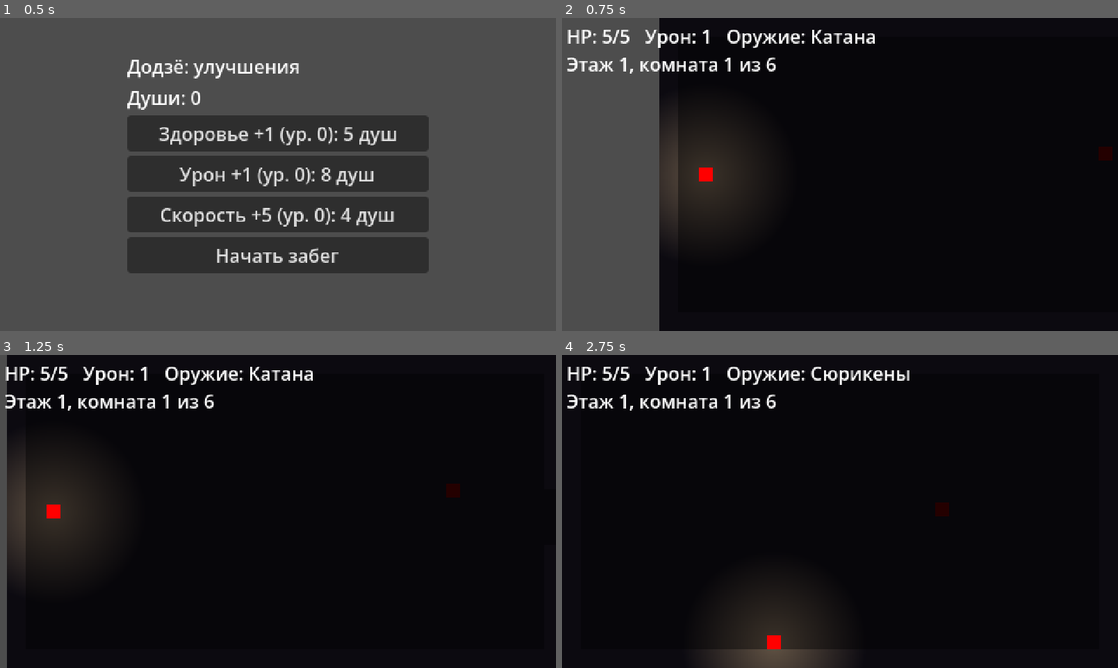
Above: before the commit, frames 1-4 (two rows, left to right).
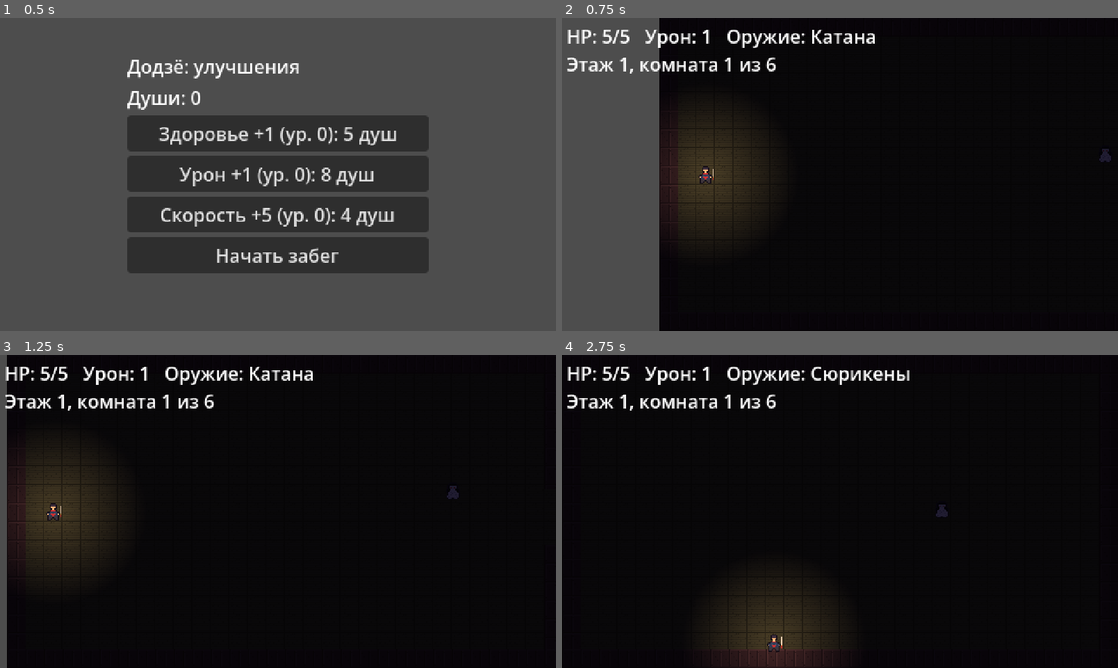
Above: after the commit, the same moments.

Repository: yungvlone112/first-roguelike-project
Game: Godot game, scene res://scenes/shop.tscn
Two runs of this game, one before a commit and one after it. Both use one fixed random seed, a clock stepped at 60 frames per second and the inputs below.
Inputs:
- Up to frame 1 (0.5 s): no input
- Up to frame 2 (0.75 s): click "Начать забег" at 0.5 s
- Up to frame 3 (1.25 s): no input
- Up to frame 4 (2.75 s): tap Enter at 1.25 s; hold D (move_right) 1.28-2.03 s; tap J (attack) at 1.35 s; hold S (move_down) from 2.03 s (still down); tap Q (swap) at 2.1 s

Frame 1 is identical in both runs. In frame 2, 0.9% of the frame differs, in the area x 17-99%, y 33-66%; in frame 3, 0.9%; in frame 4, 1.2%, in the area x 27-70%, y 47-100%.

Commit message:
test textures

Diff:
--- a/icon.svg
+++ /dev/null
@@ -1 +0,0 @@
-<svg xmlns="http://www.w3.org/2000/svg" width="128" height="128"><rect width="124" height="124" x="2" y="2" fill="#363d52" stroke="#212532" stroke-width="4" rx="14"/><g fill="#fff" transform="translate(12.322 12.322)scale(.101)"><path d="M105 673v33q407 354 814 0v-33z"/><path fill="#478cbf" d="m105 673 152 14q12 1 15 14l4 67 132 10 8-61q2-11 15-15h162q13 4 15 15l8 61 132-10 4-67q3-13 15-14l152-14V427q30-39 56-81-35-59-83-108-43 20-82 47-40-37-88-64 7-51 8-102-59-28-123-42-26 43-46 89-49-7-98 0-20-46-46-89-64 14-123 42 1 51 8 102-48 27-88 64-39-27-82-47-48 49-83 108 26 42 56 81zm0 33v39c0 276 813 276 814 0v-39l-134 12-5 69q-2 10-14 13l-162 11q-12 0-16-11l-10-65H446l-10 65q-4 11-16 11l-162-11q-12-3-14-13l-5-69z"/><path d="M483 600c0 34 58 34 58 0v-86c0-34-58-34-58 0z"/><circle cx="725" cy="526" r="90"/><circle cx="299" cy="526" r="90"/></g><g fill="#414042" transform="translate(12.322 12.322)scale(.101)"><circle cx="307" cy="532" r="60"/><circle cx="717" cy="532" r="60"/></g></svg>
--- a/project.godot
+++ b/project.godot
@@ -13,7 +13,6 @@
 config/name="first roguelike project"
 run/main_scene="uid://cfk5rqbuv24rf"
 config/features=PackedStringArray("4.7", "Forward Plus")
-config/icon="res://icon.svg"
 
 [autoload]
 
--- a/scenes/boss.tscn
+++ b/scenes/boss.tscn
@@ -1,6 +1,7 @@
 [gd_scene format=3 uid="uid://dgl4f81tp1812"]
 
 [ext_resource type="Script" uid="uid://dyq7kawdx570b" path="res://scripts/boss.gd" id="1_dlmty"]
+[ext_resource type="Texture2D" uid="uid://cvl2wdwh1lsxx" path="res://art/boss.png" id="2_neq0i"]
 
 [sub_resource type="RectangleShape2D" id="RectangleShape2D_hf7dp"]
 size = Vector2(28, 28)
@@ -10,13 +11,6 @@
 
 [node name="CollisionShape2D" type="CollisionShape2D" parent="." unique_id=911972841]
 shape = SubResource("RectangleShape2D_hf7dp")
-
-[node name="ColorRect" type="ColorRect" parent="." unique_id=239319456]
-offset_left = -14.0
-offset_top = -14.0
-offset_right = 14.0
-offset_bottom = 14.0
-color = Color(0.9098039, 0.8627451, 0.7529412, 1)
 
 [node name="BarBack" type="ColorRect" parent="." unique_id=812315812]
 offset_left = -16.0
@@ -31,3 +25,6 @@
 offset_right = 16.0
 offset_bottom = -20.0
 color = Color(0.68932724, 0.074372835, 0, 1)
+
+[node name="Sprite2D" type="Sprite2D" parent="." unique_id=636865983]
+texture = ExtResource("2_neq0i")
--- a/scenes/enemy.tscn
+++ b/scenes/enemy.tscn
@@ -1,6 +1,7 @@
 [gd_scene format=3 uid="uid://oyjy64bimjx6"]
 
 [ext_resource type="Script" uid="uid://dkqq7e8g0d0hd" path="res://scripts/enemy.gd" id="1_7p1mj"]
+[ext_resource type="Texture2D" uid="uid://bdu423qhk4oss" path="res://art/yurei.png" id="2_md0e3"]
 
 [sub_resource type="RectangleShape2D" id="RectangleShape2D_hf7dp"]
 size = Vector2(12, 12)
@@ -12,9 +13,5 @@
 [node name="CollisionShape2D" type="CollisionShape2D" parent="." unique_id=1246365021]
 shape = SubResource("RectangleShape2D_hf7dp")
 
-[node name="ColorRect" type="ColorRect" parent="." unique_id=121363446]
-offset_left = -6.0
-offset_top = -6.0
-offset_right = 6.0
-offset_bottom = 6.0
-color = Color(1, 0, 0, 1)
+[node name="Sprite2D" type="Sprite2D" parent="." unique_id=1502720361]
+texture = ExtResource("2_md0e3")
--- a/scenes/player.tscn
+++ b/scenes/player.tscn
@@ -2,6 +2,7 @@
 
 [ext_resource type="Script" uid="uid://buh1h8ieajpuh" path="res://scripts/player.gd" id="1_4flbx"]
 [ext_resource type="Script" uid="uid://hpe4n1dp116s" path="res://scripts/light.gd" id="2_g2els"]
+[ext_resource type="Texture2D" uid="uid://bdkpappft01yh" path="res://art/hero.png" id="3_qhqgy"]
 
 [sub_resource type="RectangleShape2D" id="RectangleShape2D_hf7dp"]
 size = Vector2(12, 12)
@@ -14,13 +15,6 @@
 
 [node name="CollisionShape2D" type="CollisionShape2D" parent="." unique_id=817904267]
 shape = SubResource("RectangleShape2D_hf7dp")
-
-[node name="ColorRect" type="ColorRect" parent="." unique_id=262687208]
-offset_left = -6.0
-offset_top = -6.0
-offset_right = 6.0
-offset_bottom = 6.0
-color = Color(1, 0, 0, 1)
 
 [node name="Camera2D" type="Camera2D" parent="." unique_id=672751898]
 limit_left = 0
@@ -59,3 +53,6 @@
 [node name="Light" type="PointLight2D" parent="." unique_id=316342785]
 script = ExtResource("2_g2els")
 light_radius = 80.0
+
+[node name="Sprite2D" type="Sprite2D" parent="." unique_id=1894845110]
+texture = ExtResource("3_qhqgy")
--- a/scenes/room.tscn
+++ b/scenes/room.tscn
@@ -2,6 +2,7 @@
 
 [ext_resource type="Script" uid="uid://d10j0k7xk5qwu" path="res://scripts/room.gd" id="1_85yof"]
 [ext_resource type="PackedScene" uid="uid://cs24vwrgnfejb" path="res://scenes/wall.tscn" id="2_14vil"]
+[ext_resource type="Texture2D" uid="uid://cl7qsg2xk67wj" path="res://art/floor.png" id="2_85yof"]
 
 [sub_resource type="RectangleShape2D" id="RectangleShape2D_hf7dp"]
 size = Vector2(300, 180)
@@ -12,10 +13,12 @@
 [node name="Room" type="Node2D" unique_id=1549232903]
 script = ExtResource("1_85yof")
 
-[node name="Floor" type="ColorRect" parent="." unique_id=711282236]
+[node name="TextureRect" type="TextureRect" parent="." unique_id=1316864592]
 offset_right = 480.0
 offset_bottom = 270.0
-color = Color(0.19793725, 0.19793722, 0.19793722, 1)
+texture = ExtResource("2_85yof")
+expand_mode = 1
+stretch_mode = 1
 
 [node name="WallTop" parent="." unique_id=133484559 instance=ExtResource("2_14vil")]
 size = Vector2(480, 16)
--- a/scenes/shooter.tscn
+++ b/scenes/shooter.tscn
@@ -1,6 +1,7 @@
 [gd_scene format=3 uid="uid://kdthgh8ult0o"]
 
 [ext_resource type="Script" uid="uid://e62wtiki1rer" path="res://scripts/shooter.gd" id="1_gt117"]
+[ext_resource type="Texture2D" uid="uid://rhenmenvb4xk" path="res://art/karakasa.png" id="2_1e8ai"]
 
 [sub_resource type="RectangleShape2D" id="RectangleShape2D_hf7dp"]
 size = Vector2(12, 12)
@@ -11,9 +12,5 @@
 [node name="CollisionShape2D" type="CollisionShape2D" parent="." unique_id=815030135]
 shape = SubResource("RectangleShape2D_hf7dp")
 
-[node name="ColorRect" type="ColorRect" parent="." unique_id=54711604]
-offset_left = -6.0
-offset_top = -6.0
-offset_right = 6.0
-offset_bottom = 6.0
-color = Color(0.6039216, 0.3019608, 0.8784314, 1)
+[node name="Sprite2D" type="Sprite2D" parent="." unique_id=659019938]
+texture = ExtResource("2_1e8ai")
--- a/scenes/wall.tscn
+++ b/scenes/wall.tscn
@@ -1,6 +1,7 @@
 [gd_scene format=3 uid="uid://cs24vwrgnfejb"]
 
 [ext_resource type="Script" uid="uid://ctwe0i6kwp4sn" path="res://scripts/wall.gd" id="1_wykyb"]
+[ext_resource type="Texture2D" uid="uid://bopf08518i16y" path="res://art/wall.png" id="2_2ktk7"]
 
 [sub_resource type="RectangleShape2D" id="RectangleShape2D_hf7dp"]
 size = Vector2(16, 16)
@@ -12,7 +13,9 @@
 position = Vector2(8, 8)
 shape = SubResource("RectangleShape2D_hf7dp")
 
-[node name="ColorRect" type="ColorRect" parent="." unique_id=137922851]
-offset_right = 16.0
-offset_bottom = 16.0
-color = Color(0.33213586, 0.3321359, 0.3321359, 1)
+[node name="Visual" type="TextureRect" parent="." unique_id=245857408]
+offset_right = 40.0
+offset_bottom = 40.0
+texture = ExtResource("2_2ktk7")
+expand_mode = 1
+stretch_mode = 1
--- a/scripts/boss.gd
+++ b/scripts/boss.gd
@@ -18,7 +18,6 @@
 
 func _ready():
 	hp = max_hp
-	base_color = $ColorRect.color
 
 func _physics_process(delta):
 	if not active:
@@ -34,14 +33,14 @@
 			if state_time <= 0:
 				state = "telegraph"
 				state_time = 0.7
-				$ColorRect.color = Color(1.0, 0.3, 0.2)
+				$Sprite2D.modulate = Color(1.0, 0.35, 0.3)
 		"telegraph":
 			velocity = Vector2.ZERO
 			if state_time <= 0:
 				dash_dir = (player.global_position - global_position).normalized()
 				state = "dash"
 				state_time = 0.45
-				$ColorRect.color = base_color
+				$Sprite2D.modulate = Color.WHITE
 		"dash":
 			velocity = dash_dir * dash_speed
 			if state_time <= 0:
--- a/scripts/player.gd
+++ b/scripts/player.gd
@@ -39,6 +39,8 @@
 	var dir := Input.get_vector("move_left", "move_right", "move_up", "move_down")
 	if dir != Vector2.ZERO:
 		facing = dir.normalized()
+		if dir.x != 0:
+			$Sprite2D.flip_h = dir.x < 0
 	velocity = dir * speed
 	move_and_slide()
 	if Input.is_action_just_pressed("swap") and swap_ready:
--- a/scripts/shooter.gd
+++ b/scripts/shooter.gd
@@ -14,10 +14,6 @@
 var player: Node2D
 var timer := 1.0
 var shooting := false
-var base_color: Color
-
-func _ready():
-	base_color = $ColorRect.color
 
 func _physics_process(delta):
 	if not active:
@@ -41,9 +37,9 @@
 
 func shoot():
 	shooting = true
-	$ColorRect.color = Color.WHITE
+	$Sprite2D.modulate = Color(2.5, 2.5, 2.5)
 	await get_tree().create_timer(telegraph).timeout
-	$ColorRect.color = base_color
+	$Sprite2D.modulate = Color.WHITE
 	var p = PROJECTILE.instantiate()
 	p.velocity = (player.global_position - global_position).normalized() * bullet_speed
 	get_parent().get_parent().add_child(p)
--- a/scripts/wall.gd
+++ b/scripts/wall.gd
@@ -7,8 +7,8 @@
 	shape.size = size
 	$CollisionShape2D.shape = shape
 	$CollisionShape2D.position = size / 2
-	$ColorRect.size = size
-	$ColorRect.position = Vector2.ZERO
+	$Visual.size = size
+	$Visual.position = Vector2.ZERO
 
 func lock():
 	visible = true
Binary file added: art/boss.png
Not shown, added: art/boss.png.import
Binary file added: art/floor.png
Not shown, added: art/floor.png.import
Binary file added: art/hero.png
Not shown, added: art/hero.png.import
Binary file added: art/karakasa.png
Not shown, added: art/karakasa.png.import
Binary file added: art/sprites_preview.png
Not shown, added: art/sprites_preview.png.import
Binary file added: art/wall.png
Not shown, added: art/wall.png.import
(and 2 more such lines)
